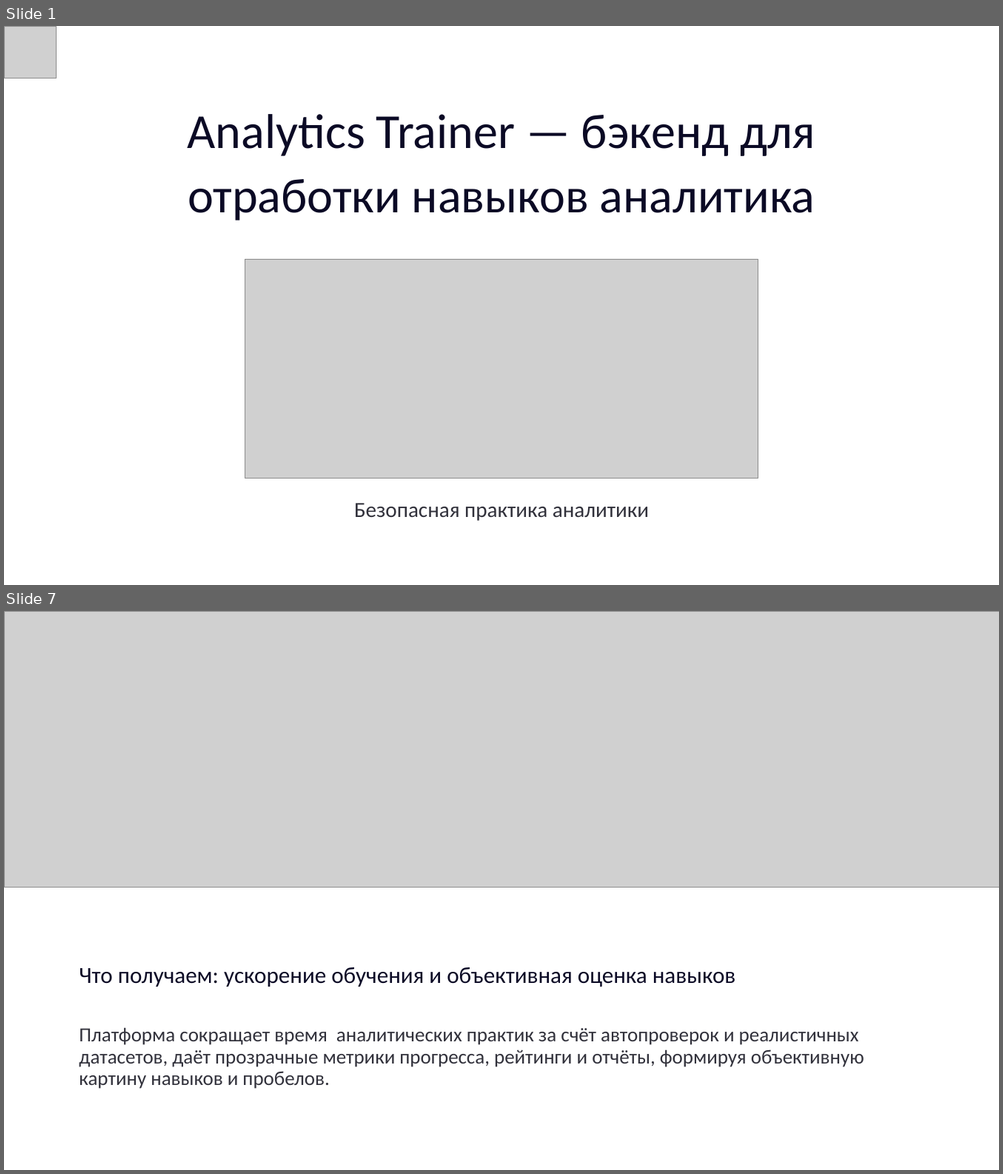
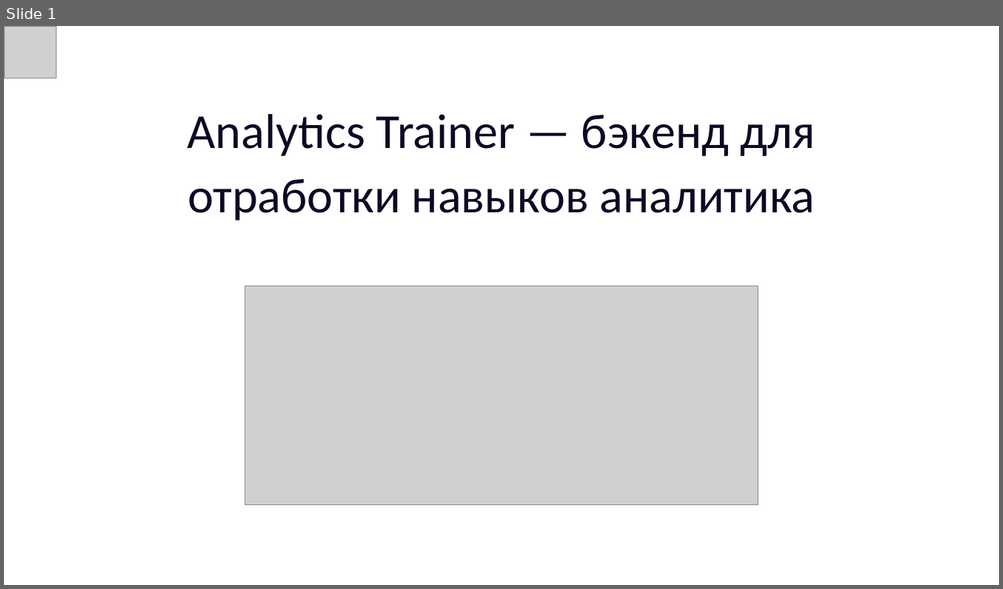
Before and after one commit to AbyanovDamir/analytics-trainer, a slide deck: present.pptx. Shown one above the other, each under a label of ours: slides 1 and 7 before the commit, slide 1 after it; the slides between them are not shown. The pictures are 1003x1174 and 1003x589 pixels, drawn with LibreOffice and Linux fonts; fonts in the diff are those of the drawing; grey boxes stand for pictures; background and template pictures are left out. Boxes give left, top, right and bottom in pixels: in the first picture for what was removed or moved away, otherwise in the second. Text is boxed around its words. In the diff, an @@ line names an element or a change of style, - is before the commit and + after.

```diff
--- a/present.pptx
+++ b/present.pptx
@@ slide 7 removed at [4, 611, 999, 1170], background picture (left out) @@
@@ picture removed at [4, 611, 56, 663] @@
@@ picture removed at [4, 611, 999, 887] @@
@@ text removed at [79, 968, 735, 987] @@
-Что получаем: ускорение обучения и объективная оценка навыков
@@ text removed at [79, 1028, 864, 1089] @@
-Платформа сокращает время аналитических практик за счёт автопроверок и реалистичных датасетов, даёт прозрачные метрики прогресса, рейтинги и отчёты, формируя объективную картину навыков и пробелов.
@@ slide 1 changed as well @@
@@ picture: place and size @@
-picture at [245, 259, 757, 478]
+picture at [245, 286, 757, 505]
@@ text removed at [354, 503, 649, 521] @@
-Безопасная практика аналитики
```
Also in this commit, not shown: 11 slides added, 5 other slides removed, 1 other file.
